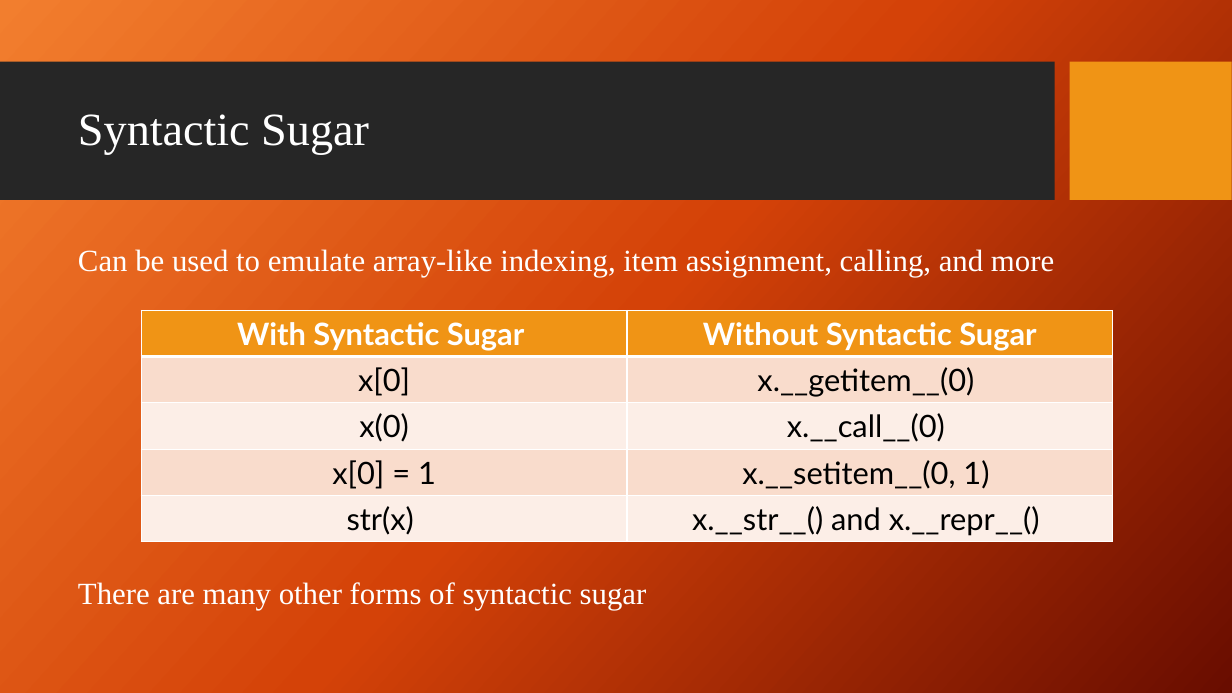
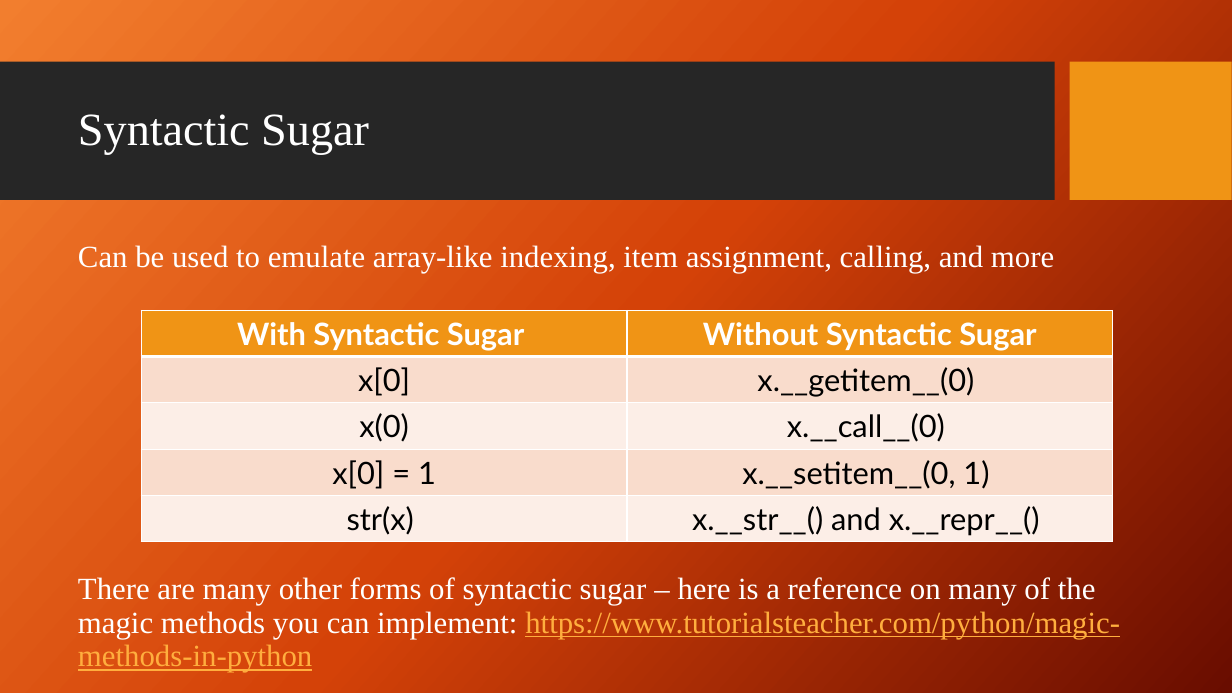
Before and after one commit to giganano/PythonBootcamp, a slide deck: slide 16 of slides/classes.pptx. Drawn at 1232x693 pixels with LibreOffice and Linux fonts; fonts in the diff are those of the drawing; background and template pictures are left out. Boxes give left, top, right and bottom in pixels: in the first picture for what was removed or moved away, otherwise in the second. Text is boxed around its words. In the diff, an @@ line names an element or a change of style, - is before the commit and + after.

```diff
--- a/slides/classes.pptx
+++ b/slides/classes.pptx
@@ text at (78, 245, 1054, 273): line spacing 1 to 0.9 @@
@@ text at (78, 577, 1120, 672): text changed @@
-There are many other forms of syntactic sugar
+There are many other forms of syntactic sugar – here is a reference on many of the magic methods you can implement: https://www.tutorialsteacher.com/python/magic-methods-in-python
```
Also in this commit, not shown: 1 slide added, 2 other files.
